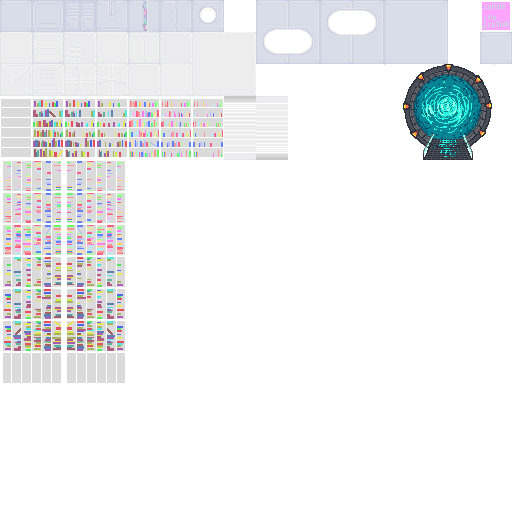
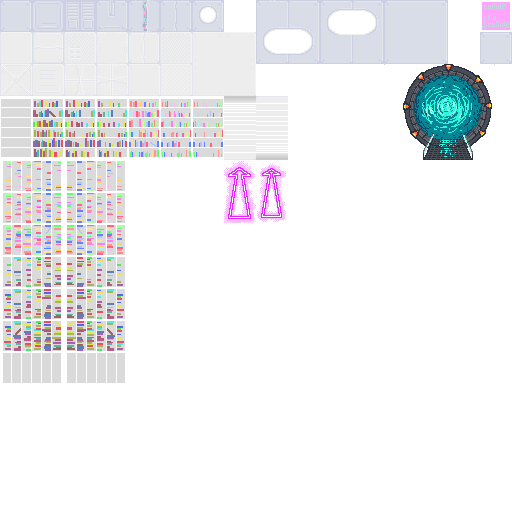
The second 512×512 image is a revision of the first. Changes to its layers:
painted on "root Merged" over [224, 161, 286, 223]
